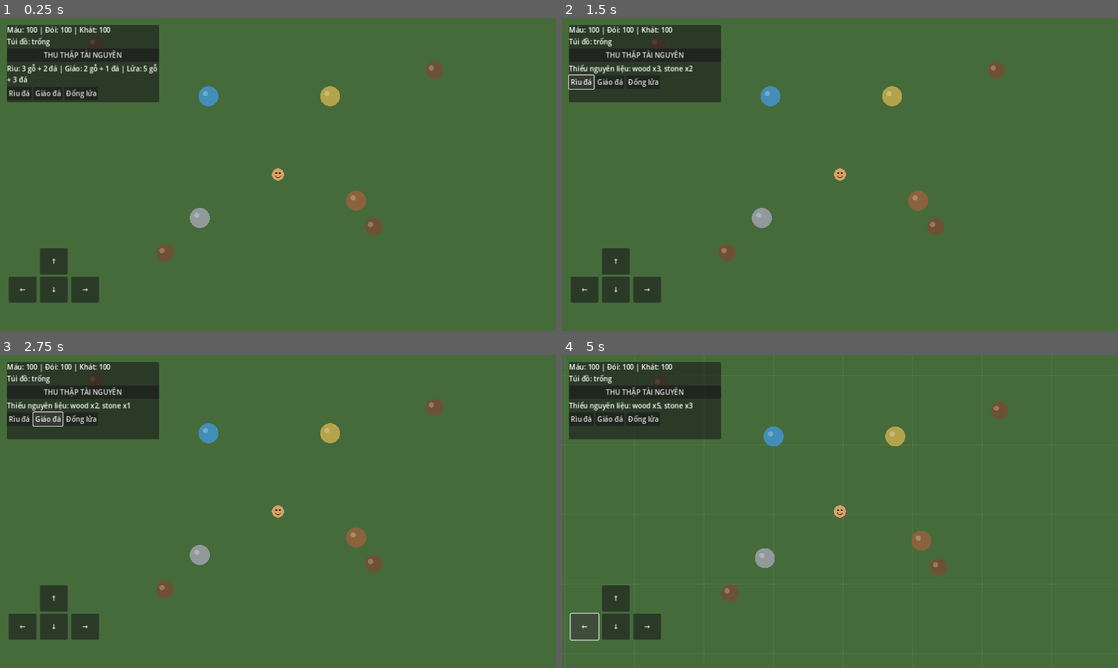
Above: before the commit, frames 1-4 (two rows, left to right).
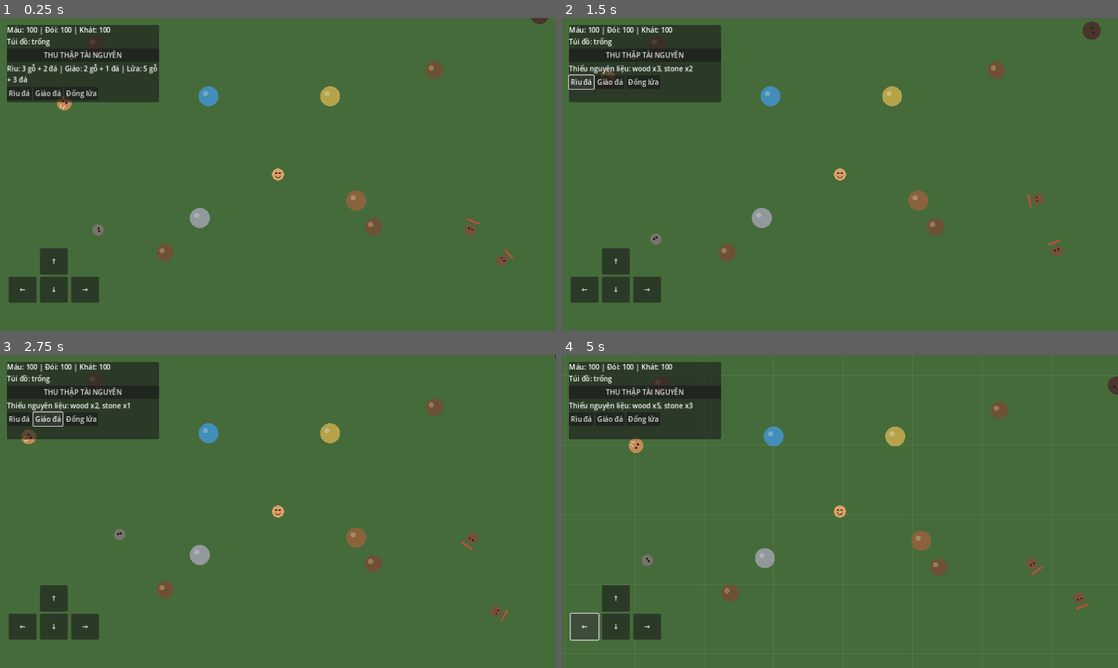
Above: after the commit, the same moments.

Repository: khanhhkt8-hub/Bo-Lac-Tien-Su.
Game: Godot game, scene res://Scenes/Main.tscn
The game is run twice, just before and just after one commit, with the same random seed, the same clock (stepped at 60 frames per second) and the same inputs.
Inputs:
- Up to frame 1 (0.25 s): no input
- Up to frame 2 (1.5 s): click "THU THẬP TÀI NGUYÊN" at 0.5 s; click "Rìu đá" at 1.25 s
- Up to frame 3 (2.75 s): click "Giáo đá" at 2 s
- Up to frame 4 (5 s): click "Đống lửa" at 2.75 s; click "↑" at 3.5 s; click "←" at 4.25 s

The runs differ from the first frame. In frame 1, 0.3% of the frame differs, in the area x 10-99%, y 0-80%; in frame 2, 0.4%; in frame 3, 0.3%; in frame 4, 0.4%, in the area x 12-100%, y 6-82%.

Commit message:
Add barbarian patrols and prehistoric animals to prototype

Diff:
--- a/Scenes/Main.tscn
+++ b/Scenes/Main.tscn
@@ -1,9 +1,11 @@
-[gd_scene load_steps=6 format=3]
+[gd_scene load_steps=8 format=3]
 
 [ext_resource type="Script" path="res://Scripts/World/World.gd" id="1_world"]
 [ext_resource type="Script" path="res://Scripts/Player/Player.gd" id="2_player"]
 [ext_resource type="Script" path="res://Scripts/UI/SurvivalHUD.gd" id="3_hud"]
 [ext_resource type="PackedScene" path="res://Scenes/ResourceNode.tscn" id="4_resource"]
+[ext_resource type="PackedScene" path="res://Scenes/Barbarian.tscn" id="5_barbarian"]
+[ext_resource type="PackedScene" path="res://Scenes/PrehistoricAnimal.tscn" id="6_animal"]
 
 [sub_resource type="CircleShape2D" id="CircleShape2D_player"]
 radius = 14.0
@@ -44,3 +46,25 @@
 position = Vector2(-160, -180)
 resource_type = "water"
 amount_available = 5
+
+[node name="BarbarianScout" parent="." instance=ExtResource("5_barbarian")]
+position = Vector2(420, 120)
+
+[node name="BarbarianGuard" parent="." instance=ExtResource("5_barbarian")]
+position = Vector2(500, 180)
+
+[node name="Wolf" parent="." instance=ExtResource("6_animal")]
+position = Vector2(-420, 100)
+species = "wolf"
+
+[node name="SaberTooth" parent="." instance=ExtResource("6_animal")]
+position = Vector2(-520, -180)
+species = "saber_tooth"
+
+[node name="CaveBear" parent="." instance=ExtResource("6_animal")]
+position = Vector2(620, -360)
+species = "cave_bear"
+
+[node name="Mammoth" parent="." instance=ExtResource("6_animal")]
+position = Vector2(-700, 420)
+species = "mammoth"
